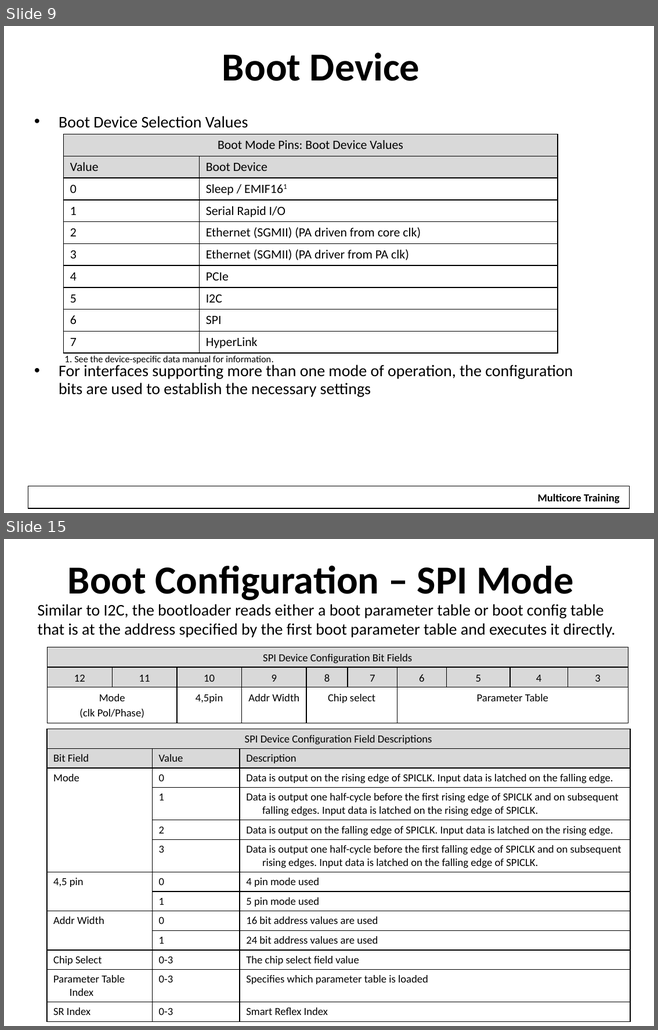
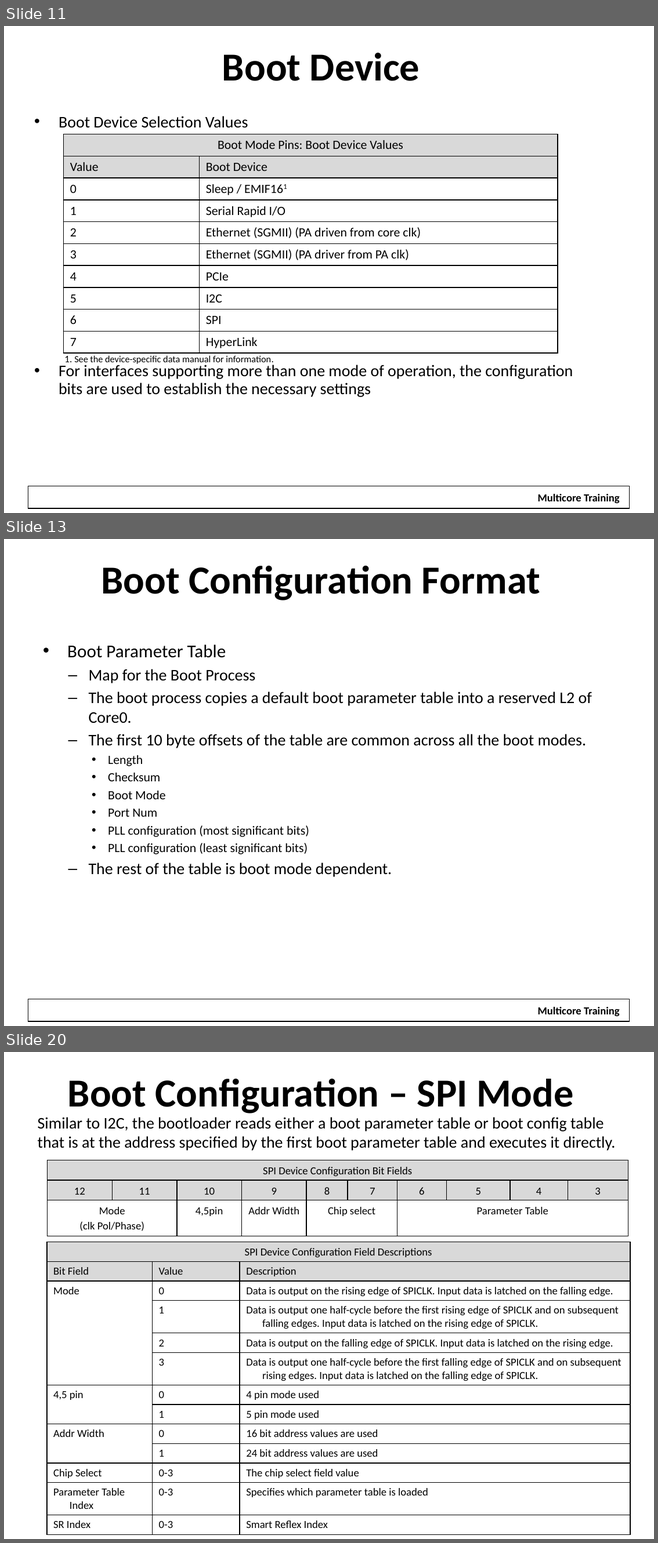
Before and after one commit to hari1989/keystone-workshop, a slide deck: slides/KeyStone Bootloader.pptx. Shown one above the other, each under a label of ours: slides 9 and 15 before the commit, slides 11, 13 and 20 after it; the slides between them are not shown. The pictures are 658x1030 and 658x1543 pixels, drawn with LibreOffice and Linux fonts; fonts in the diff are those of the drawing; background and template pictures are left out. Boxes give left, top, right and bottom in pixels: in the first picture for what was removed or moved away, otherwise in the second. Text is boxed around its words. In the diff, an @@ line names an element or a change of style, - is before the commit and + after.

```diff
--- a/slides/KeyStone Bootloader.pptx
+++ b/slides/KeyStone Bootloader.pptx
@@ slide 13 added at [4,539,654,1026], background #FFFFFF; not listed: 2 template elements that a slide beside it also shows @@
@@ title added at [101,566,540,600], 44 pt, text #000000, bold @@
+Boot Configuration Format
@@ text added at [67,645,592,877], 18 pt, text #000000 @@
+• Boot Parameter Table
+  – Map for the Boot Process
+  – The boot process copies a default boot parameter table into a reserved L2 of Core0.
+  – The first 10 byte offsets of the table are common across all the boot modes.
+    • Length
+    • Checksum
+    • Boot Mode
+    • Port Num
+    • PLL configuration (most significant bits)
+    • PLL configuration (least significant bits)
+  – The rest of the table is boot mode dependent.
@@ what was slide 9 is now slide 11 @@
@@ what was slide 15 is now slide 20 @@
```
Also in this commit, not shown: 12 slides changed, 7 other slides added.
